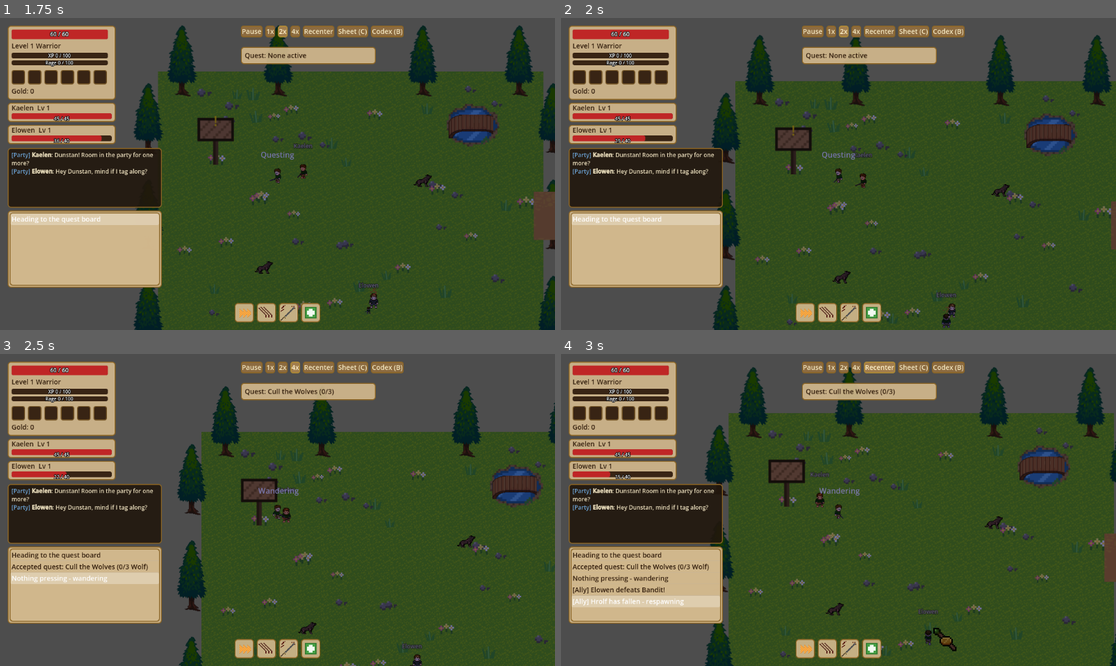
Above: before the commit, frames 1-4 (two rows, left to right).
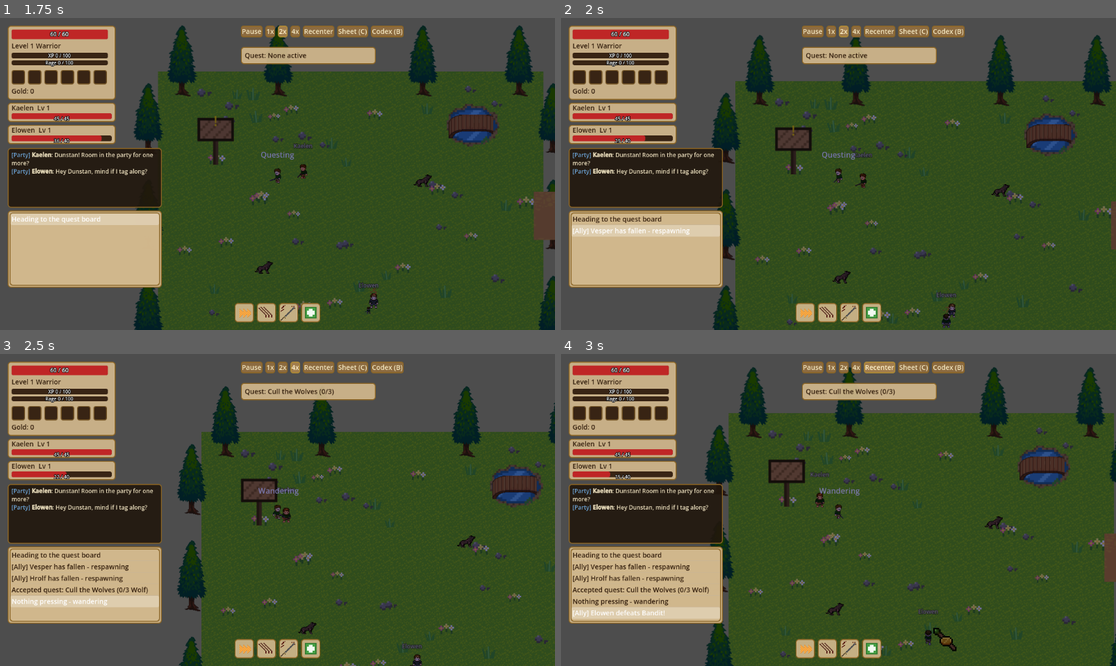
Above: after the commit, the same moments.

Repository: HexaLoid/ai-world-spectator
Game: Godot game, scene res://scenes/Main.tscn
Same seed, same stepped clock (60 frames per second), same inputs: the game is played once before the commit and once after it.
Inputs:
- Up to frame 1 (1.75 s): click "1x" at 0.5 s; click "2x" at 1.25 s
- Up to frame 2 (2 s): no input
- Up to frame 3 (2.5 s): click "4x" at 2 s
- Up to frame 4 (3 s): click "Recenter" at 2.75 s

Frame 1 is identical in both runs. In frame 2, 2.0% of the frame differs, in the area x 1-29%, y 62-70%; in frame 3, 2.4%; in frame 4, 2.6%, in the area x 1-29%, y 67-85%.

Commit message:
Balance: danger pass, bosses can kill the character
Tougher and faster bosses (Crypt Lord, Mire Tyrant, Raider Captain,
Frostpeak Warlord) plus an XP curve trimmed to keep pacing. 64-run
batch: 0.9 (warrior) / 1.3 (mage) deaths per 45 min, was 0. Report
section 6.

Co-Authored-By: Claude Sonnet 5 <noreply@anthropic.com>

Diff:
--- a/scripts/systems/enemy_table.gd
+++ b/scripts/systems/enemy_table.gd
@@ -41,7 +41,7 @@
 	# during a short wander before the zone's dwell timer expires.
 	"crypt_lord": {
 		"name": "Crypt Lord", "zone": "sundered_crypt", "sprite": "bandit", "tint": Color(0.2, 0.06, 0.1, 1.0), "sprite_size": 64.0,
-		"max_hp": 300, "move_speed": 45.0, "attack_min": 14, "attack_max": 22, "aggro_range": 280.0,
+		"max_hp": 380, "move_speed": 78.0, "attack_min": 17, "attack_max": 27, "aggro_range": 280.0,
 		"xp_reward": 300, "gold_min": 1, "gold_max": 3, "loot_level": 4, "guaranteed_drop": "warlords_greatsword",
 	},
 	# --- Mirewater Swamp (levels 4+) ---
@@ -57,7 +57,7 @@
 	},
 	"mire_tyrant": {
 		"name": "Mire Tyrant", "zone": "mirewater_swamp", "sprite": "bandit", "tint": Color(0.25, 0.5, 0.3, 1.0), "sprite_size": 64.0,
-		"max_hp": 520, "move_speed": 50.0, "attack_min": 16, "attack_max": 26, "aggro_range": 200.0,
+		"max_hp": 900, "move_speed": 80.0, "attack_min": 32, "attack_max": 52, "aggro_range": 200.0,
 		"xp_reward": 600, "gold_min": 6, "gold_max": 10, "loot_level": 6, "guaranteed_drop": "tyrants_maul",
 	},
 	# --- Frostpeak Pass (levels 7+) ---
@@ -73,12 +73,12 @@
 	},
 	"raider_captain": {
 		"name": "Raider Captain", "zone": "frostpeak_pass", "sprite": "bandit", "tint": Color(0.35, 0.55, 0.95, 1.0), "sprite_size": 58.0,
-		"max_hp": 360, "move_speed": 55.0, "attack_min": 14, "attack_max": 22, "aggro_range": 160.0,
+		"max_hp": 560, "move_speed": 80.0, "attack_min": 28, "attack_max": 42, "aggro_range": 160.0,
 		"xp_reward": 260, "gold_min": 10, "gold_max": 16, "loot_level": 9, "guaranteed_drop": "rimewatch_helm",
 	},
 	"frostpeak_warlord": {
 		"name": "Frostpeak Warlord", "zone": "frostpeak_pass", "sprite": "bandit", "tint": Color(0.9, 0.95, 1.0, 1.0), "sprite_size": 72.0,
-		"max_hp": 840, "move_speed": 50.0, "attack_min": 22, "attack_max": 34, "aggro_range": 220.0,
+		"max_hp": 1300, "move_speed": 84.0, "attack_min": 34, "attack_max": 50, "aggro_range": 220.0,
 		"xp_reward": 1200, "gold_min": 20, "gold_max": 30, "loot_level": 9, "guaranteed_drop": "glacier_plate",
 	},
 }
--- a/scripts/systems/leveling_system.gd
+++ b/scripts/systems/leveling_system.gd
@@ -2,7 +2,7 @@
 extends RefCounted
 
 ## Cumulative XP required to REACH levels 2-10 (index 0 = threshold for level 2, etc).
-const XP_THRESHOLDS := [100, 400, 1000, 1850, 2800, 4100, 6000, 8500, 11800]
+const XP_THRESHOLDS := [100, 400, 900, 1600, 2450, 3500, 5300, 7500, 10400]
 const MAX_LEVEL := 10
 const HP_PER_LEVEL := 10
 const DAMAGE_PER_LEVEL := 2
--- a/tests/suite_enemy_table.gd
+++ b/tests/suite_enemy_table.gd
@@ -11,7 +11,7 @@
 	# game-minutes, no zone ally to soften it) and from the second kill on it
 	# died in ~1 s with the character above ~80% HP. See
 	# docs/superpowers/balance/2026-09-25-balance-report.md.
-	"crypt_lord": {"name": "Crypt Lord", "max_hp": 300, "move_speed": 45.0, "attack_min": 14, "attack_max": 22, "xp_reward": 300, "sprite": "bandit", "guaranteed_drop": "warlords_greatsword"},
+	"crypt_lord": {"name": "Crypt Lord", "max_hp": 380, "move_speed": 78.0, "attack_min": 17, "attack_max": 27, "xp_reward": 300, "sprite": "bandit", "guaranteed_drop": "warlords_greatsword"},
 }
 
 const NEW_IDS := ["mire_wolf", "bog_bandit", "mire_tyrant", "frost_wolf", "frost_raider", "raider_captain", "frostpeak_warlord"]
Not shown, changed: docs/superpowers/balance/2026-09-25-balance-report.md
